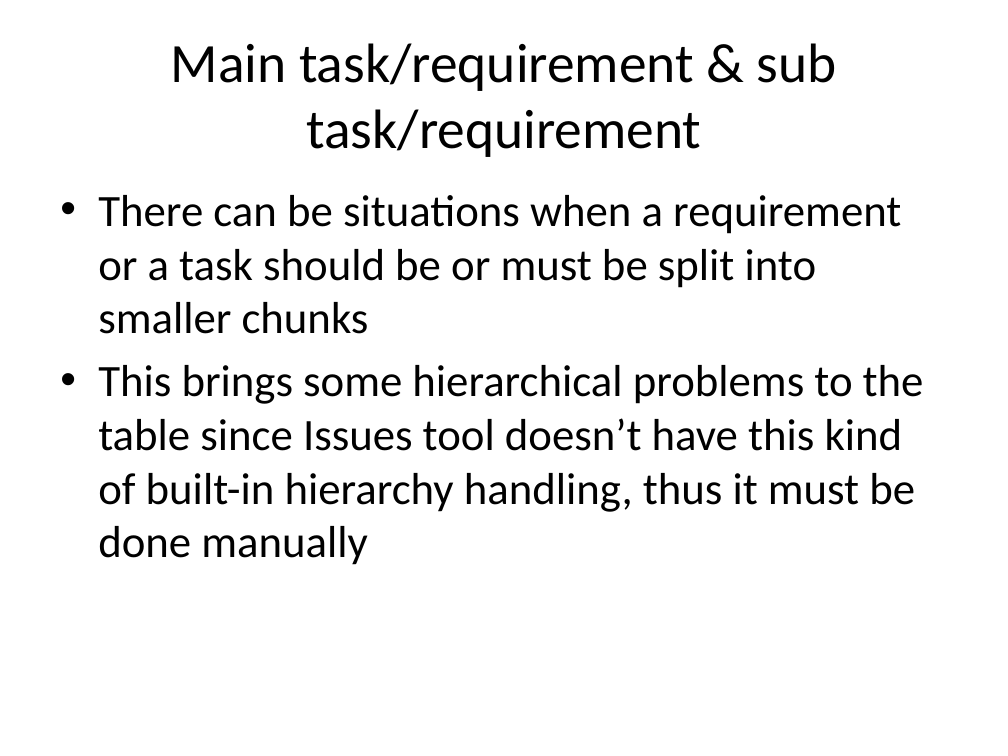
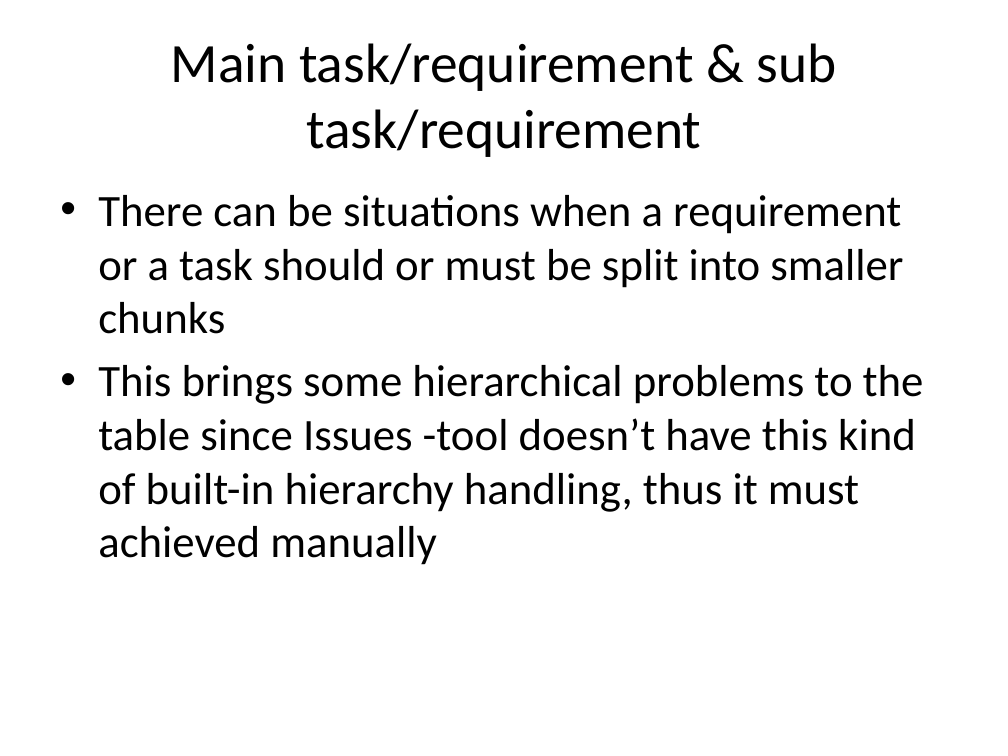
Before and after one commit to Ripppe/GraduRepo, a slide deck: slide 19 of Managing requirements in GitHub.pptx. Drawn at 1008x756 pixels with LibreOffice and Linux fonts; fonts in the diff are those of the drawing. Boxes give left, top, right and bottom in pixels: in the first picture for what was removed or moved away, otherwise in the second. Text is boxed around its words. In the diff, an @@ line names an element or a change of style, - is before the commit and + after.

```diff
--- a/Managing requirements in GitHub.pptx
+++ b/Managing requirements in GitHub.pptx
@@ text at [98,195,924,565]: text changed @@
-• There can be situations when a requirement or a task should be or must be split into smaller chunks
-• This brings some hierarchical problems to the table since Issues tool doesn’t have this kind of built-in hierarchy handling, thus it must be done manually
+• There can be situations when a requirement or a task should or must be split into smaller chunks
+• This brings some hierarchical problems to the table since Issues -tool doesn’t have this kind of built-in hierarchy handling, thus it must achieved manually
```
Also in this commit, not shown: 27 other slides changed, 1 slide added, 1 other file.
